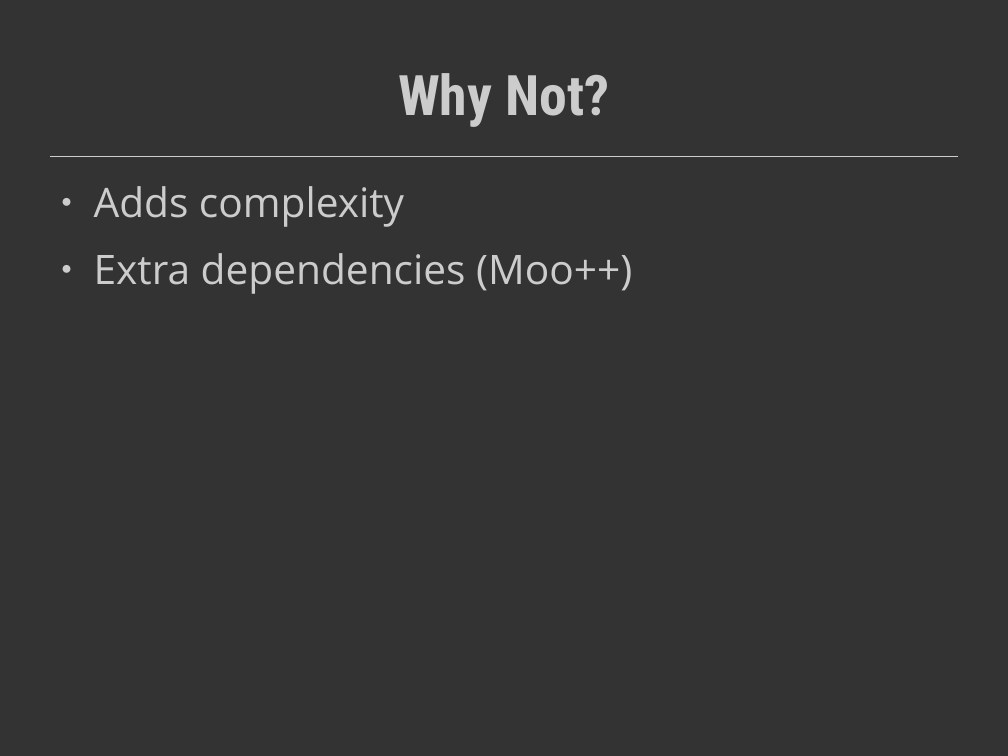
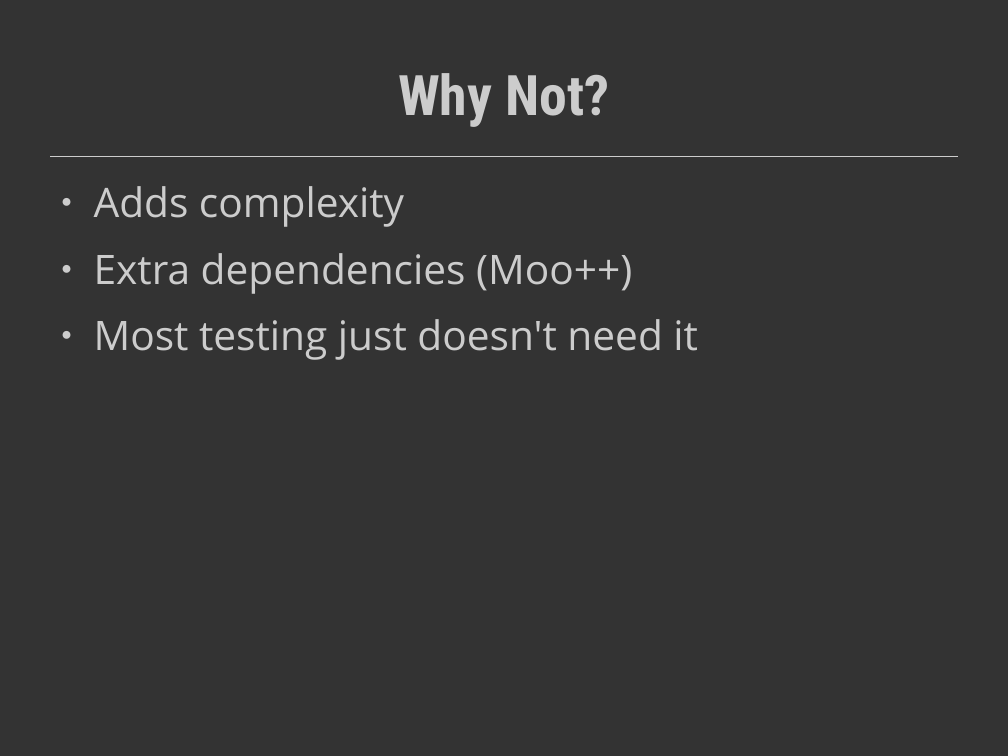
Before and after one commit to SysPete/perl-dancer-conference-2014, a slide deck: slide 7 of test_roo.odp. Drawn at 1008x756 pixels with LibreOffice and Linux fonts; fonts in the diff are those of the drawing. Boxes give left, top, right and bottom in pixels: in the first picture for what was removed or moved away, otherwise in the second. Text is boxed around its words. In the diff, an @@ line names an element or a change of style, - is before the commit and + after.

```diff
--- a/test_roo.odp
+++ b/test_roo.odp
@@ text at (94,319,698,360): paragraph added @@
+● Most testing just doesn't need it
```
Also in this commit, not shown: 3 slides added, 1 slide removed, 5 other files.
